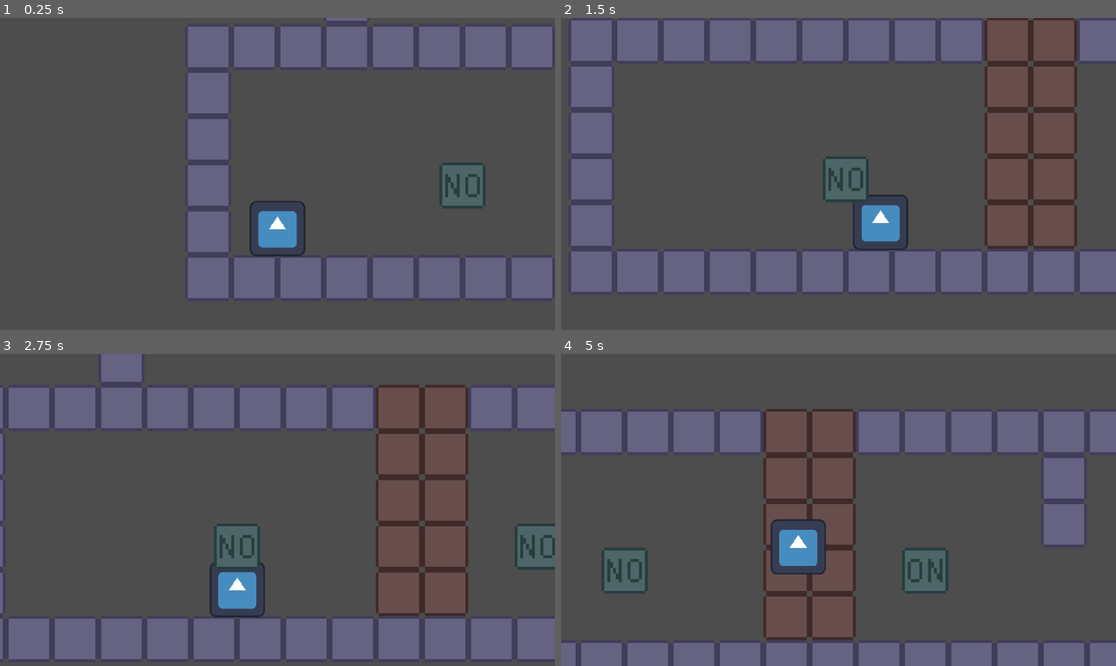
Above: before the commit, frames 1-4 (two rows, left to right).
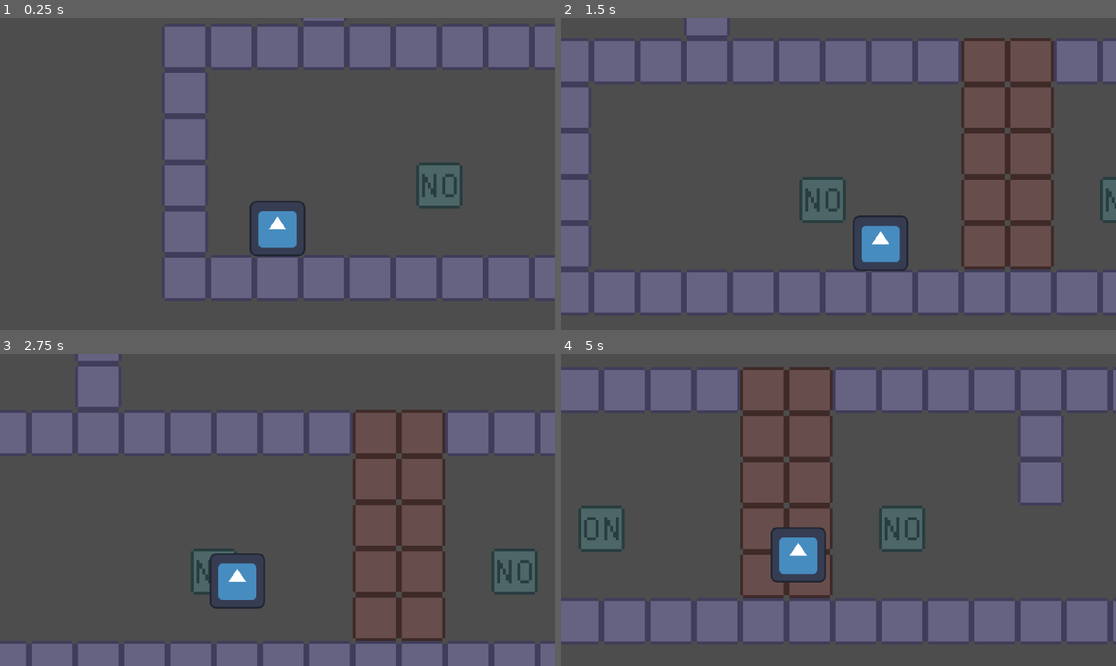
Above: after the commit, the same moments.

Repository: chelsea-zh/overwrite
Game: Godot game, scene res://scenes/game.tscn
Two runs of this game, one before a commit and one after it. Both use one fixed random seed, a clock stepped at 60 frames per second and the inputs below. The engine's default icon, where the game draws it, is replaced by a stand-in: a white triangle on a blue panel in a dark square.
Inputs (mouse positions are in pixels of both pictures, inside the frame that each line leads up to):
- Up to frame 1 (0.25 s): no input
- Up to frame 2 (1.5 s): tap Enter at 0.5 s; move the mouse to (1021, 180) at 0.52 s; hold Space (jump) 0.53-1.28 s; hold Right (right) from 0.53 s (still down); click (1021, 180) at 0.67 s; move the mouse to (727, 189) at 1.27 s; tap Alt at 1.35 s; click (727, 189) at 1.42 s
- Up to frame 3 (2.75 s): tap Space (jump) at 1.52, 1.55, 1.82 s; move the mouse to (471, 559) at 2.02 s; release Right (right) at 2.03 s; hold A (left) from 2.03 s (still down); hold Space (jump) from 2.03 s (still down); tap Shift at 2.1 s; click (471, 559) at 2.17 s
- Up to frame 4 (5 s): move the mouse to (810, 572) at 2.77 s; release A (left) at 2.78 s; release Space (jump) at 2.78 s; hold Right (right) 2.78-4.28 s; tap Space (jump) at 2.85, 3.02, 3.32, 4.52, 4.55, 4.82 s; click (810, 572) at 2.92 s; move the mouse to (1005, 556) at 3.52 s; hold Space (jump) 3.53-4.28 s; tap Alt at 3.6 s; click (1005, 556) at 3.67 s; move the mouse to (672, 463) at 4.27 s; hold A (left) from 4.28 s (still down); tap Shift at 4.35 s; click (672, 463) at 4.42 s

The runs differ from the first frame. In frame 1, 11% of the frame differs, in the area x 29-100%, y 0-90%; in frame 2, 40%; in frame 3, 37%; in frame 4, 53%, in the area x 0-100%, y 4-100%.

Commit message:
changes to switch puzzle for additional cases, added readable object

Diff:
--- a/scenes/game.tscn
+++ b/scenes/game.tscn
@@ -8,6 +8,7 @@
 [ext_resource type="PackedScene" uid="uid://bwreg0jlj6abb" path="res://scenes/switch.tscn" id="6_p57ef"]
 [ext_resource type="PackedScene" uid="uid://bxdbq4skbw5g8" path="res://scenes/switch_puzzle.tscn" id="6_u5sy4"]
 [ext_resource type="PackedScene" uid="uid://dhns8i8vij8jm" path="res://scenes/door.tscn" id="7_gee14"]
+[ext_resource type="PackedScene" uid="uid://cea444222pnom" path="res://scenes/readable.tscn" id="8_0tnpc"]
 
 [sub_resource type="TileSetAtlasSource" id="TileSetAtlasSource_yqjtg"]
 texture = ExtResource("1_uwrxv")
@@ -41,18 +42,26 @@
 tile_map_data = PackedByteArray("AAAHAPz/AAAAAAAAAAAHAP3/AAAAAAAAAAAHAP7/AAAAAAAAAAAHAP//AAAAAAAAAAAIAPz/AAAAAAAAAAAIAP3/AAAAAAAAAAAIAP7/AAAAAAAAAAAIAP//AAAAAAAAAAAIAAAAAAAAAAAAAAAHAAAAAAAAAAAAAAA=")
 tile_set = SubResource("TileSet_p57ef")
 
-[node name="player" parent="." instance=ExtResource("1_yqjtg")]
-
-[node name="switch_puzzle" parent="." instance=ExtResource("6_u5sy4")]
+[node name="switch_puzzle" parent="map" instance=ExtResource("6_u5sy4")]
 position = Vector2(184, -8)
 
-[node name="door" parent="switch_puzzle" instance=ExtResource("7_gee14")]
+[node name="door" parent="map/switch_puzzle" instance=ExtResource("7_gee14")]
 position = Vector2(32, 8)
 
-[node name="switch" parent="switch_puzzle" instance=ExtResource("6_p57ef")]
+[node name="switch" parent="map/switch_puzzle" instance=ExtResource("6_p57ef")]
 position = Vector2(-16, 0)
 correctState = true
 
-[node name="switch2" parent="switch_puzzle" instance=ExtResource("6_p57ef")]
+[node name="switch2" parent="map/switch_puzzle" instance=ExtResource("6_p57ef")]
 position = Vector2(-120, 0)
 startingState = true
+
+[node name="door2" parent="map/switch_puzzle" instance=ExtResource("7_gee14")]
+position = Vector2(-192, 8)
+reverse = true
+
+[node name="readable" parent="map/switch_puzzle" instance=ExtResource("8_0tnpc")]
+position = Vector2(104, 0)
+
+[node name="player" parent="." instance=ExtResource("1_yqjtg")]
+position = Vector2(8, 0)
--- /dev/null
+++ b/scenes/readable.tscn
@@ -0,0 +1,65 @@
+[gd_scene load_steps=5 format=3 uid="uid://cea444222pnom"]
+
+[ext_resource type="Script" uid="uid://dg18uwam6bbwj" path="res://scripts/readable.gd" id="1_er85t"]
+[ext_resource type="Texture2D" uid="uid://dy5sf1ifwtqb8" path="res://icon.svg" id="2_b6nvk"]
+
+[sub_resource type="CircleShape2D" id="CircleShape2D_b6nvk"]
+radius = 16.0
+
+[sub_resource type="CircleShape2D" id="CircleShape2D_hvutx"]
+radius = 40.0
+
+[node name="readable" type="Node2D"]
+script = ExtResource("1_er85t")
+
+[node name="Sprite2D" type="Sprite2D" parent="."]
+position = Vector2(0, 2.38419e-07)
+scale = Vector2(0.1875, 0.0625)
+texture = ExtResource("2_b6nvk")
+
+[node name="Area2D" type="Area2D" parent="."]
+
+[node name="CollisionShape2D" type="CollisionShape2D" parent="Area2D"]
+shape = SubResource("CircleShape2D_b6nvk")
+
+[node name="range" type="Area2D" parent="."]
+
+[node name="CollisionShape2D" type="CollisionShape2D" parent="range"]
+shape = SubResource("CircleShape2D_hvutx")
+
+[node name="CanvasLayer" type="CanvasLayer" parent="."]
+
+[node name="ColorRect" type="ColorRect" parent="CanvasLayer"]
+anchors_preset = 8
+anchor_left = 0.5
+anchor_top = 0.5
+anchor_right = 0.5
+anchor_bottom = 0.5
+offset_left = -324.0
+offset_top = -116.0
+offset_right = 324.0
+offset_bottom = 116.0
+grow_horizontal = 2
+grow_vertical = 2
+color = Color(0, 0, 0, 0.258824)
+
+[node name="description" type="Label" parent="CanvasLayer"]
+anchors_preset = 8
+anchor_left = 0.5
+anchor_top = 0.5
+anchor_right = 0.5
+anchor_bottom = 0.5
+offset_left = -222.0
+offset_top = -11.5
+offset_right = 222.0
+offset_bottom = 11.5
+grow_horizontal = 2
+grow_vertical = 2
+text = "test txt something a description of whatever this object isfj poasi fj;ow asdf asdlkf asdf dlfk sdlkfj sdlfkj  ;lskdfj lksdf lkdf "
+horizontal_alignment = 1
+vertical_alignment = 1
+autowrap_mode = 2
+
+[connection signal="input_event" from="Area2D" to="." method="_on_area_2d_input_event"]
+[connection signal="body_entered" from="range" to="." method="_on_range_body_entered"]
+[connection signal="body_exited" from="range" to="." method="_on_range_body_exited"]
--- a/scripts/door.gd
+++ b/scripts/door.gd
@@ -1,10 +1,11 @@
 class_name Door extends StaticBody2D
 
 @export var unlocked: bool = false
+@export var reverse: bool = false
 
 # Called when the node enters the scene tree for the first time.
 func _ready() -> void:
-	$CollisionShape2D.disabled = unlocked
+	$CollisionShape2D.disabled = unlocked != reverse
 	pass # Replace with function body.
 
 # Called every frame. 'delta' is the elapsed time since the previous frame.
@@ -13,5 +14,5 @@
 
 func changeUnlocked(unlock : bool):
 	unlocked = unlock
-	$CollisionShape2D.disabled = unlocked
-	$AnimatedSprite2D.frame = int(unlocked)
+	$CollisionShape2D.disabled = unlocked != reverse
+	$AnimatedSprite2D.frame = int(unlocked != reverse)
--- a/scripts/player.gd
+++ b/scripts/player.gd
@@ -13,7 +13,7 @@
 			velocity *= 0.8
 
 	# Handle jump.
-	if Input.is_action_just_pressed("jump") and is_on_floor():
+	if Input.is_action_pressed("jump") and is_on_floor():
 		velocity.y = JUMP_VELOCITY
 
 	if Input.is_action_pressed("jump") and (Global.currentLadders.size() > 0):
--- /dev/null
+++ b/scripts/readable.gd
@@ -0,0 +1,37 @@
+class_name Readable extends Node2D
+
+var inRange: bool = false
+
+# Called when the node enters the scene tree for the first time.
+func _ready() -> void:
+	$CanvasLayer.visible = false
+	$CanvasLayer/description.text += "\n\npress space to close"
+	pass # Replace with function body.
+
+
+# Called every frame. 'delta' is the elapsed time since the previous frame.
+func _process(delta: float) -> void:
+	if Input.is_action_pressed("jump"):
+		$CanvasLayer.visible = false
+	pass
+
+
+func _on_area_2d_input_event(viewport: Node, event: InputEvent, shape_idx: int) -> void:
+	if event is InputEventMouseButton and event.pressed and inRange:
+		$CanvasLayer.visible = true
+	pass # Replace with function body.
+
+#TODO: make range area2d
+
+
+func _on_range_body_entered(body: Node2D) -> void:
+	if body is Player:
+		inRange = true
+	pass # Replace with function body.
+
+
+func _on_range_body_exited(body: Node2D) -> void:
+	if body is Player:
+		inRange = false
+		$CanvasLayer.visible = false
+	pass # Replace with function body.
Not shown: 1 places in scenes/game.tscn that only renumber resources
Not shown, added: scripts/readable.gd.uid
